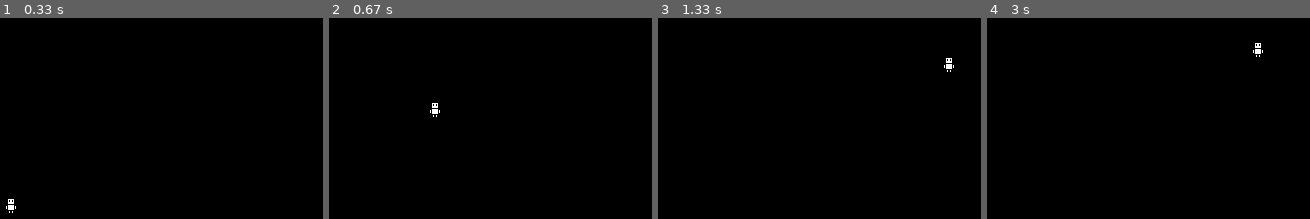
Above: before the commit, frames 1-4 (left to right).
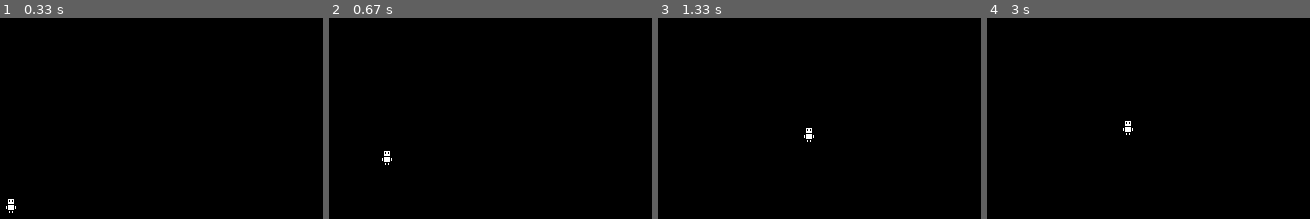
Above: after the commit, the same moments.

Repository: sphis-Sinco/first_pygame
Game: pygame game, started from main.py
Two runs of this game, one before a commit and one after it. Both use one fixed random seed, a clock stepped at 60 frames per second and the inputs below.
Inputs:
- Up to frame 1 (0.33 s): no input
- Up to frame 2 (0.67 s): hold W from 0.33 s (still down); hold Right from 0.33 s (still down)
- Up to frame 3 (1.33 s): release W at 0.8 s; release Right at 0.8 s; hold Right 0.83-1.3 s
- Up to frame 4 (3 s): hold Up 1.33-1.63 s; hold Right 1.67-2.13 s; hold Left 2.17-2.7 s; hold Down from 2.73 s (still down)

Frame 1 is identical in both runs. In frame 2, 0.2% of the frame differs, in the area x 16-35%, y 42-74%; in frame 3, 0.2%; in frame 4, 0.2%.

Commit message:
adjust player movement speed

Diff:
--- a/main.py
+++ b/main.py
@@ -18,6 +18,7 @@
 # player stuff
 playerImg = pygame.image.load(file_manager.playerAsset('idle'), "player-idle")
 player_pos = pygame.Vector2(screen.get_width() / 2, screen.get_height() / 2)
+PLAYER_MOVEMENT_SPEED = 150
 
 while running:
     # poll for events
@@ -33,13 +34,13 @@
 
     keys = pygame.key.get_pressed()
     if keys[pygame.K_w] or keys[pygame.K_UP]:
-        player_pos.y -= 300 * dt
+        player_pos.y -= PLAYER_MOVEMENT_SPEED * dt
     if keys[pygame.K_s] or keys[pygame.K_DOWN]:
-        player_pos.y += 300 * dt
+        player_pos.y += PLAYER_MOVEMENT_SPEED * dt
     if keys[pygame.K_a] or keys[pygame.K_LEFT]:
-        player_pos.x -= 300 * dt
+        player_pos.x -= PLAYER_MOVEMENT_SPEED * dt
     if keys[pygame.K_d] or keys[pygame.K_RIGHT]:
-        player_pos.x += 300 * dt
+        player_pos.x += PLAYER_MOVEMENT_SPEED * dt
 
     # flip() the display to put your work on screen
     pygame.display.flip()
